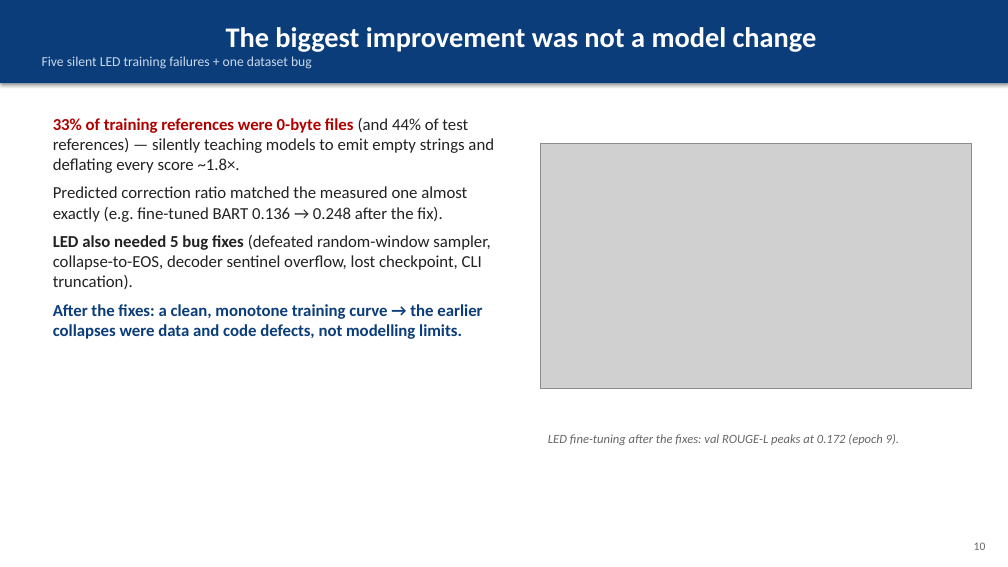
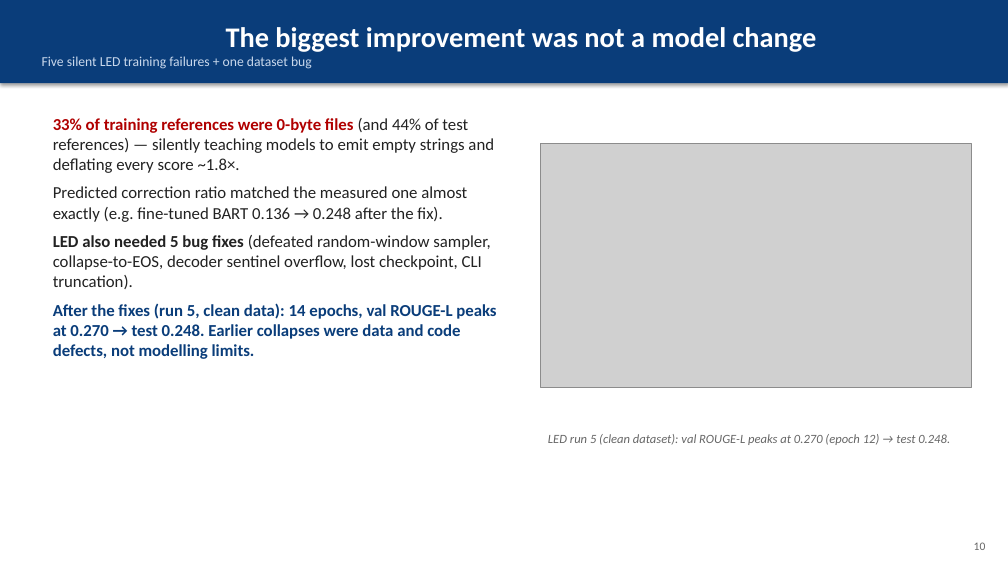
Before and after one commit to christiandalfarra/ANLP_Project, a slide deck: slide 10 of report/slides/ANLP_slides.pptx. Drawn at 1008x567 pixels with LibreOffice and Linux fonts; fonts in the diff are those of the drawing; grey boxes stand for pictures. Boxes give left, top, right and bottom in pixels: in the first picture for what was removed or moved away, otherwise in the second. Text is boxed around its words. In the diff, an @@ line names an element or a change of style, - is before the commit and + after.

```diff
--- a/report/slides/ANLP_slides.pptx
+++ b/report/slides/ANLP_slides.pptx
@@ text at [53, 303, 496, 359]: text changed @@
-After the fixes: a clean, monotone training curve → the earlier collapses were data and code defects, not modelling limits.
+After the fixes (run 5, clean data): 14 epochs, val ROUGE-L peaks at 0.270 → test 0.248. Earlier collapses were data and code defects, not modelling limits.
@@ text at [548, 434, 950, 445]: text changed @@
-LED fine-tuning after the fixes: val ROUGE-L peaks at 0.172 (epoch 9).
+LED run 5 (clean dataset): val ROUGE-L peaks at 0.270 (epoch 12) → test 0.248.
```
Also in this commit, not shown: 1 other slide changed, 8 other files.
